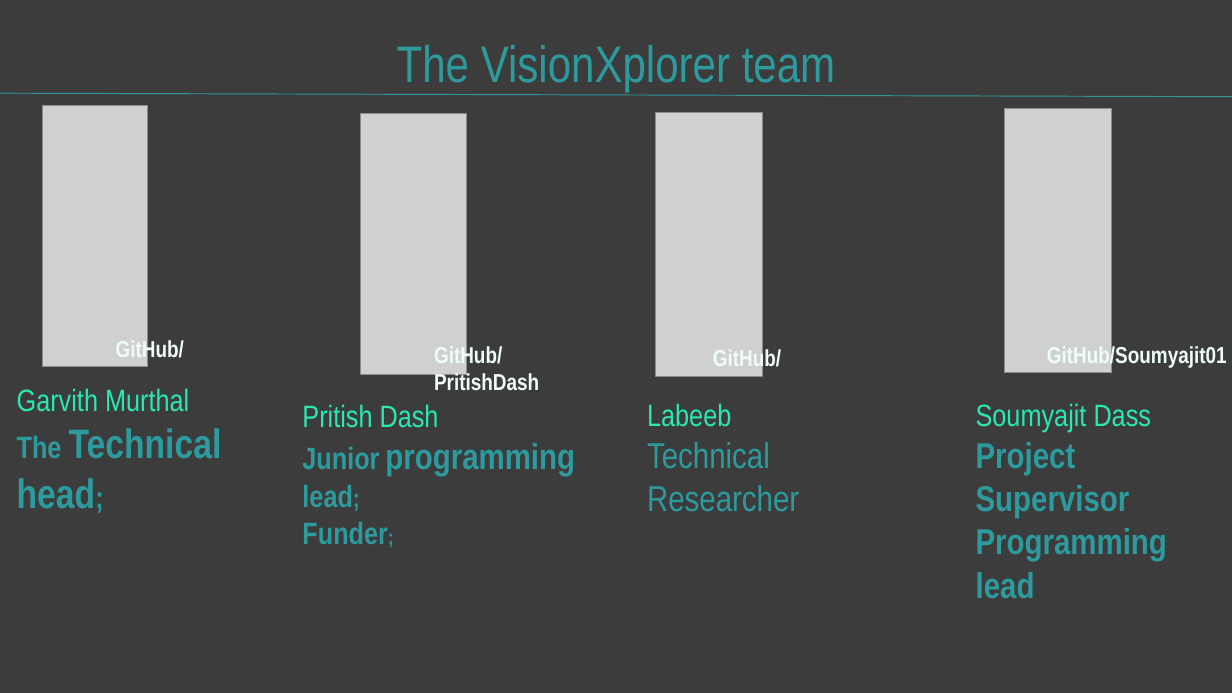
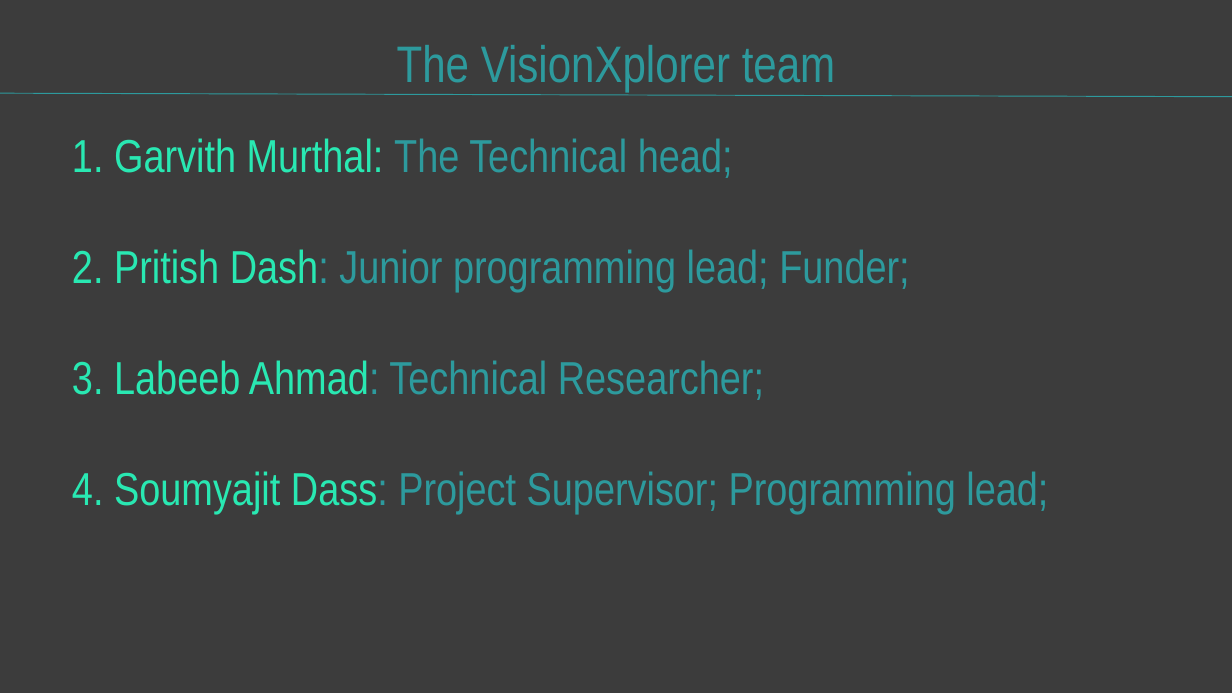
Before and after one commit to Soumyajit01/VisionXplorer, a slide deck: slide 12 of visionXplorer ppt files/visionXplorer.pptx. Drawn at 1232x693 pixels with LibreOffice and Linux fonts; fonts in the diff are those of the drawing; grey boxes stand for pictures. Boxes give left, top, right and bottom in pixels: in the first picture for what was removed or moved away, otherwise in the second. Text is boxed around its words. In the diff, an @@ line names an element or a change of style, - is before the commit and + after.

Commit message:
modify ppt

```diff
--- a/visionXplorer ppt files/visionXplorer.pptx
+++ b/visionXplorer ppt files/visionXplorer.pptx
@@ picture removed at (x1=43, y1=105, x2=148, y2=366) @@
@@ picture removed at (x1=361, y1=114, x2=467, y2=374) @@
@@ picture removed at (x1=656, y1=112, x2=763, y2=376) @@
@@ picture removed at (x1=1005, y1=109, x2=1112, y2=373) @@
@@ text at (x1=72, y1=138, x2=1048, y2=514): text changed; size 24 to 36 pt; bold off @@
-Garvith Murthal
-The Technical head;
+1. Garvith Murthal: The Technical head;
+2. Pritish Dash: Junior programming lead; Funder;
+3. Labeeb Ahmad: Technical Researcher;
+4. Soumyajit Dass: Project Supervisor; Programming lead;
@@ text removed at (x1=116, y1=338, x2=184, y2=362) @@
-GitHub/
@@ text removed at (x1=434, y1=344, x2=539, y2=390) @@
-GitHub/PritishDash
@@ text removed at (x1=713, y1=347, x2=781, y2=371) @@
-GitHub/
@@ text removed at (x1=1047, y1=344, x2=1227, y2=368) @@
-GitHub/Soumyajit01
@@ text removed at (x1=302, y1=404, x2=575, y2=544) @@
-Pritish Dash
-Junior programming lead;
-Funder;
@@ text removed at (x1=647, y1=403, x2=799, y2=511) @@
-Labeeb
-Technical Researcher
@@ text removed at (x1=976, y1=403, x2=1167, y2=598) @@
-Soumyajit Dass
-Project Supervisor
-Programming lead
```
Also in this commit, not shown: 3 other slides changed.
